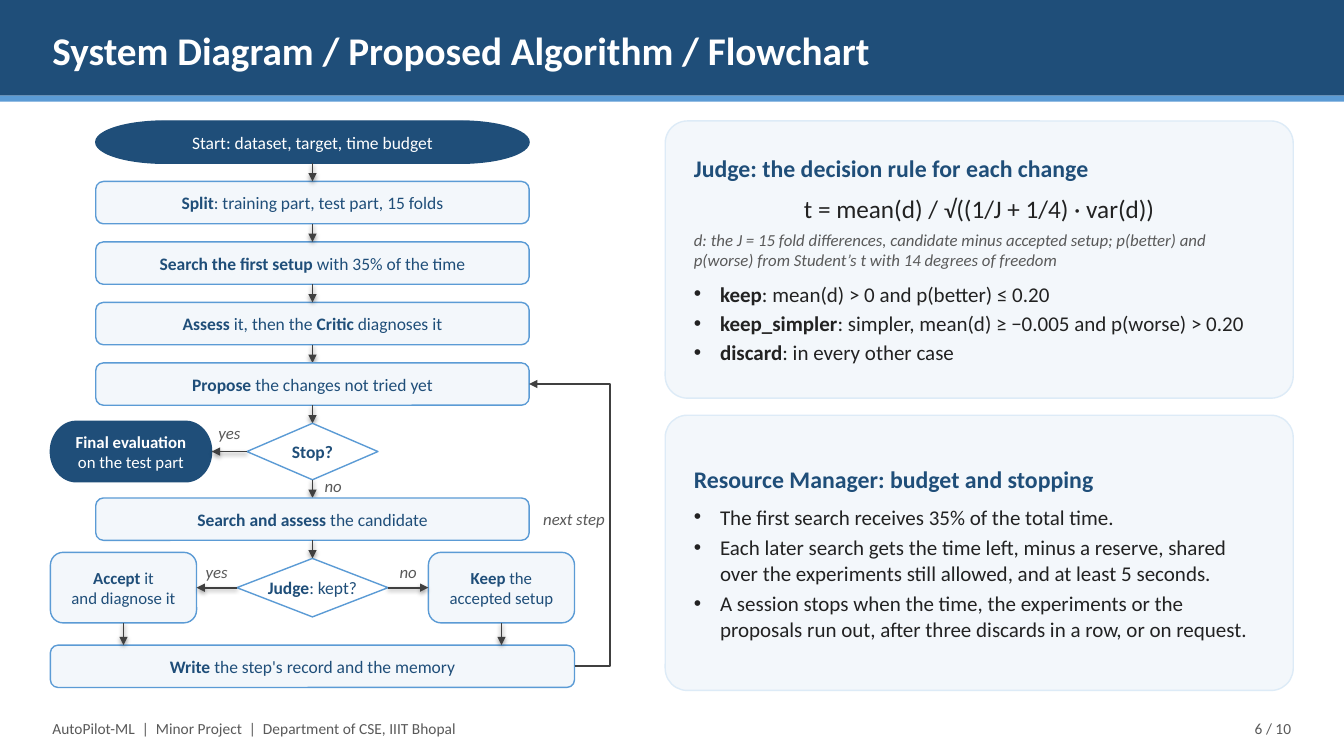
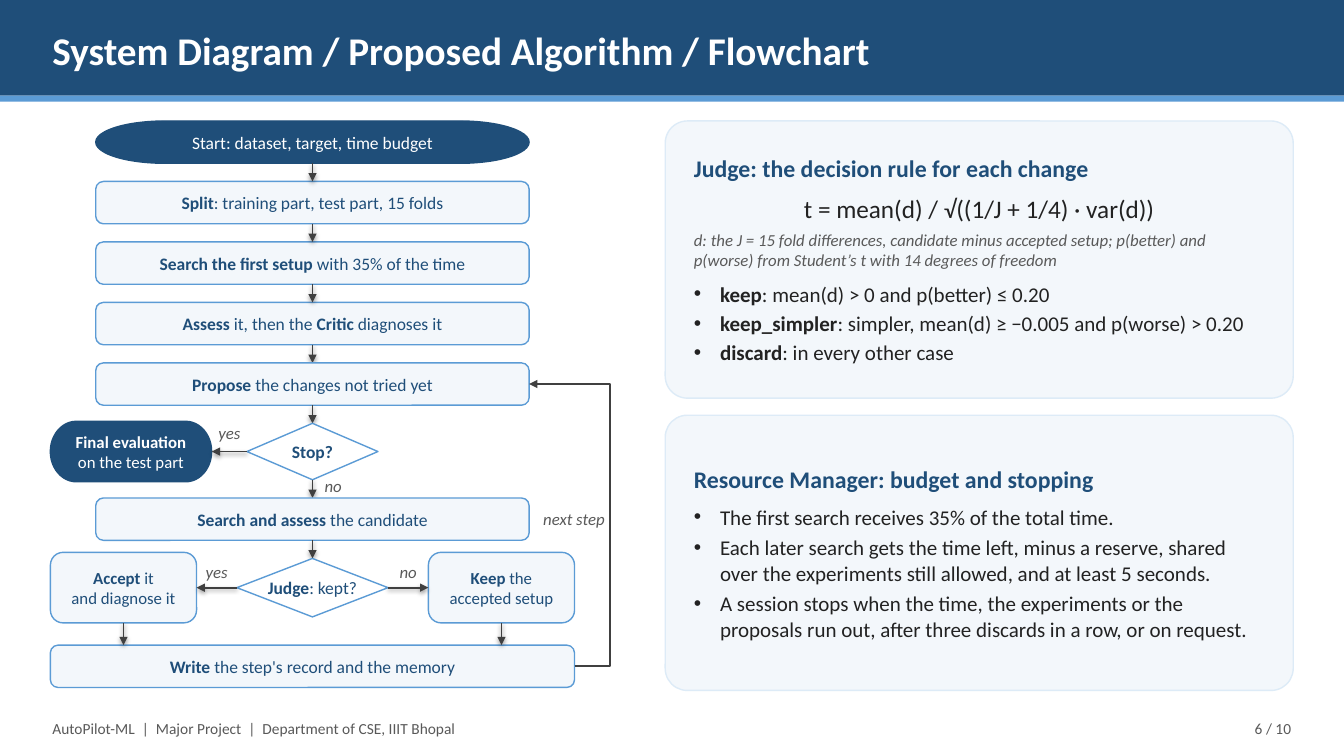
Before and after one commit to Priyanshukv06/autopilot-ml, a slide deck: slide 6 of docs/imp/presentation/AutoPilot-ML-Presentation.pptx. Drawn at 1344x756 pixels with LibreOffice and Linux fonts; fonts in the diff are those of the drawing. Boxes give left, top, right and bottom in pixels: in the first picture for what was removed or moved away, otherwise in the second. Text is boxed around its words. In the diff, an @@ line names an element or a change of style, - is before the commit and + after.

Commit message:
docs(slides): rebuild the presentation with the new front-page details
10 slides, 43 entrance effects; title slide and footers say Major Project and name Dr. Gagan Vishwakarma, Assistant Professor, Department of CSE, IIIT Bhopal.

```diff
--- a/docs/imp/presentation/AutoPilot-ML-Presentation.pptx
+++ b/docs/imp/presentation/AutoPilot-ML-Presentation.pptx
@@ text at bbox=[52, 723, 455, 737]: text changed @@
-AutoPilot-ML | Minor Project | Department of CSE, IIIT Bhopal
+AutoPilot-ML | Major Project | Department of CSE, IIIT Bhopal
```
Also in this commit, not shown: 9 other slides changed, 1 other file.
